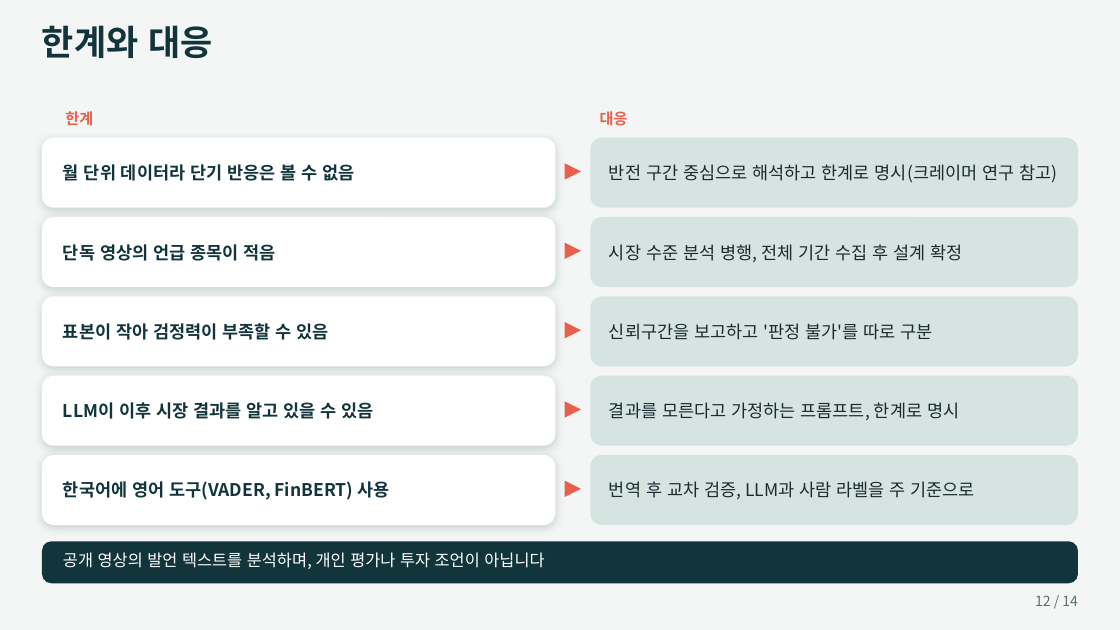
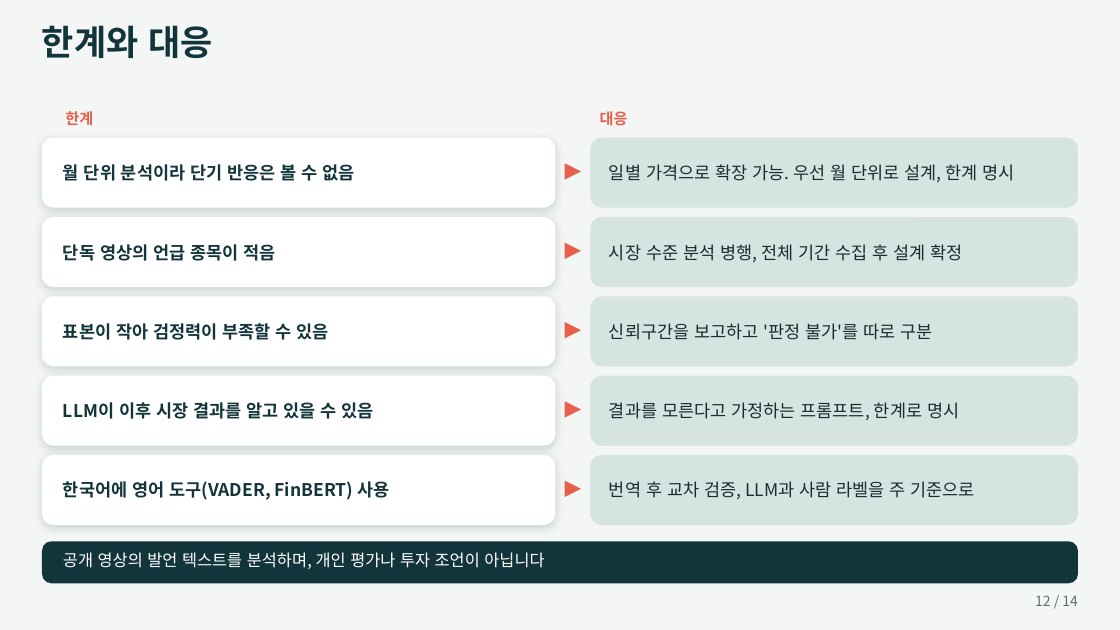
Before and after one commit to hyungchanchoi/kaist_dfmba8_jeonbanhoney, a slide deck: slide 12 of docs/project_proposal.pptx. Drawn at 1120x630 pixels with LibreOffice and Linux fonts; fonts in the diff are those of the drawing. Boxes give left, top, right and bottom in pixels: in the first picture for what was removed or moved away, otherwise in the second. Text is boxed around its words. In the diff, an @@ line names an element or a change of style, - is before the commit and + after.

```diff
--- a/docs/project_proposal.pptx
+++ b/docs/project_proposal.pptx
@@ text at (63, 161, 354, 184): text changed @@
-월 단위 데이터라 단기 반응은 볼 수 없음
+월 단위 분석이라 단기 반응은 볼 수 없음
@@ text at (609, 164, 1015, 182): text changed @@
-반전 구간 중심으로 해석하고 한계로 명시(크레이머 연구 참고)
+일별 가격으로 확장 가능. 우선 월 단위로 설계, 한계 명시
```
Also in this commit, not shown: 3 other slides changed, 16 other files.
